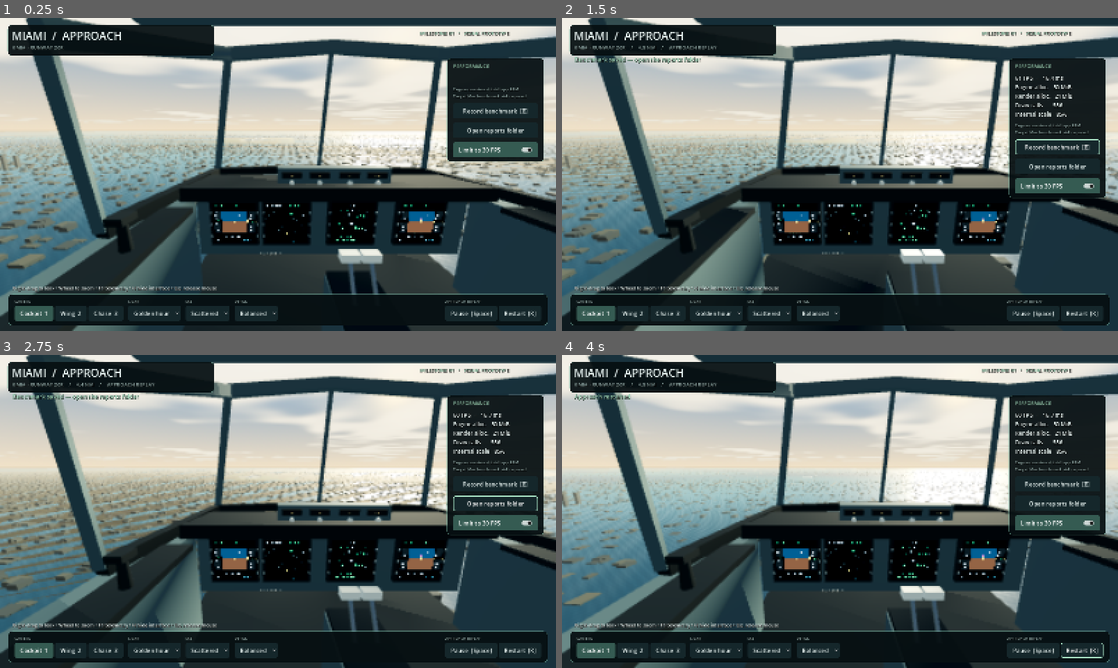
Above: before the commit, frames 1-4 (two rows, left to right).
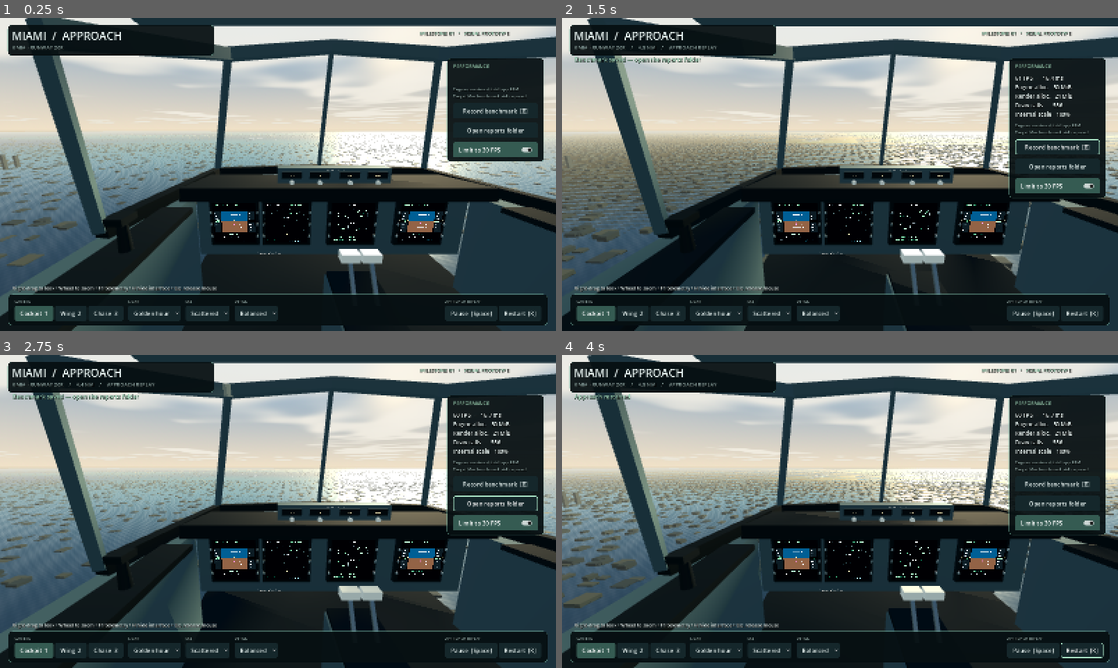
Above: after the commit, the same moments.

Repository: ftrap2030/Flight_Sim_GPT
Game: Godot game, scene res://main.tscn
Same seed, same stepped clock (60 frames per second), same inputs: the game is played once before the commit and once after it.
Inputs:
- Up to frame 1 (0.25 s): no input
- Up to frame 2 (1.5 s): click "Record benchmark [B]" at 0.5 s; click "Stop & save • 0s" at 1.25 s
- Up to frame 3 (2.75 s): click "Open reports folder" at 2 s
- Up to frame 4 (4 s): click "Balanced" at 2.75 s; click "Restart [R]" at 3.5 s

The runs differ from the first frame. In frame 1, 12% of the frame differs, in the area x 0-100%, y 0-100%; in frame 2, 21%; in frame 3, 17%; in frame 4, 18%.

Commit message:
Add browser export, compressed loader and downloadable benchmark reports

Diff:
--- a/godot/project.godot
+++ b/godot/project.godot
@@ -16,6 +16,7 @@
 
 [rendering]
 renderer/rendering_method="mobile"
+renderer/rendering_method.web="gl_compatibility"
 renderer/rendering_method.mobile="mobile"
 rendering_device/driver.macos="metal"
 textures/default_filters/use_nearest_mipmap_filter=false
--- a/godot/scripts/hud.gd
+++ b/godot/scripts/hud.gd
@@ -73,7 +73,7 @@
 	info.add_child(_label("Engine counters ≠ total app RAM\nTarget Mac benchmark still required",12,DIM))
 	record_button = _button("Record benchmark  [B]",app.toggle_benchmark)
 	info.add_child(record_button)
-	info.add_child(_button("Open reports folder",app.open_benchmark_folder))
+	info.add_child(_button("Download last report" if OS.has_feature("web") else "Open reports folder",app.open_benchmark_folder))
 	var cap := CheckButton.new()
 	cap.text = "Limit to 30 FPS"
 	cap.button_pressed = true
--- a/godot/scripts/main.gd
+++ b/godot/scripts/main.gd
@@ -29,6 +29,7 @@
 var capture_requested := false
 var screenshot_hide_ui := false
 var smoke_test := false
+var last_benchmark_path := ""
 
 func _ready() -> void:
 	for arg in OS.get_cmdline_user_args():
@@ -53,7 +54,7 @@
 	hud = Hud.new()
 	hud.app = self
 	add_child(hud)
-	set_quality(1)
+	set_quality(0 if OS.has_feature("web") else 1)
 	set_lighting(clampi(capture_light,0,2))
 	set_weather(0)
 	select_view(clampi(capture_view,0,2))
@@ -165,7 +166,10 @@
 func set_quality(index: int) -> void:
 	quality_index = clampi(index,0,2)
 	render_scale = [0.65,0.85,1.0][quality_index]
-	get_viewport().scaling_3d_scale = render_scale
+	if RenderingServer.get_current_rendering_method() != "gl_compatibility":
+		get_viewport().scaling_3d_scale = render_scale
+	else:
+		render_scale = 1.0
 	get_viewport().msaa_3d = Viewport.MSAA_DISABLED if quality_index==0 else Viewport.MSAA_2X
 	sun.directional_shadow_max_distance = [650.0,1300.0,2200.0][quality_index]
 	world.set_quality(quality_index)
@@ -211,13 +215,22 @@
 func toggle_benchmark() -> void:
 	if benchmark.active:
 		var path := benchmark.finish()
-		hud.notify("Benchmark saved — open the reports folder" if not path.is_empty() else "Could not save benchmark")
+		last_benchmark_path = path
+		if OS.has_feature("web") and not path.is_empty():
+			JavaScriptBridge.download_buffer(FileAccess.get_file_as_bytes(path),path.get_file(),"application/json")
+		hud.notify(("Benchmark downloaded" if OS.has_feature("web") else "Benchmark saved — open the reports folder") if not path.is_empty() else "Could not save benchmark")
 		print("BENCHMARK_REPORT: ",path)
 	else:
 		benchmark.begin(settings_snapshot())
 		hud.notify("Recording frame times and engine counters")
 
 func open_benchmark_folder() -> void:
+	if OS.has_feature("web"):
+		if last_benchmark_path.is_empty():
+			hud.notify("Press B to start recording, then B again to finish")
+		else:
+			JavaScriptBridge.download_buffer(FileAccess.get_file_as_bytes(last_benchmark_path),last_benchmark_path.get_file(),"application/json")
+		return
 	DirAccess.make_dir_recursive_absolute("user://benchmarks")
 	OS.shell_open(ProjectSettings.globalize_path("user://benchmarks"))
 
Not shown, changed: godot/export_presets.cfg
Not shown, changed: .github/workflows/graphics.yml
Not shown, changed: godot/README.md
Not shown, added: godot/tests/check_web_export.mjs
Not shown, added: godot/web/prepare_web.py
Not shown, added: godot/web/shell.html
Not shown, added: godot/web/wasm-loader.js
